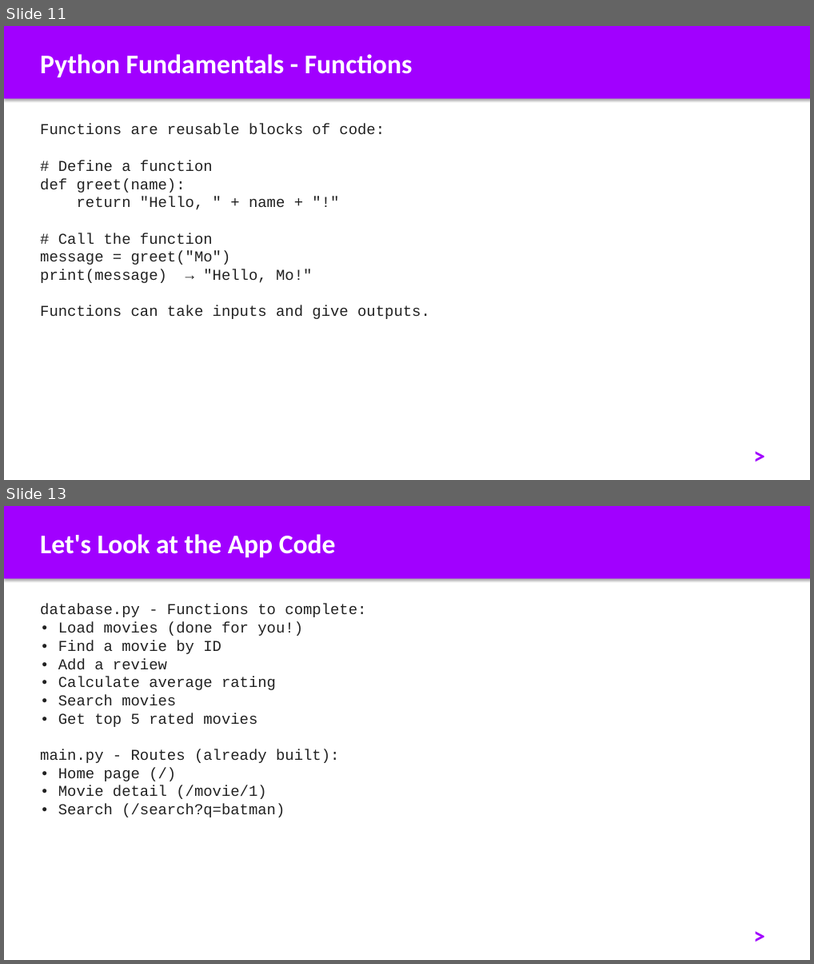
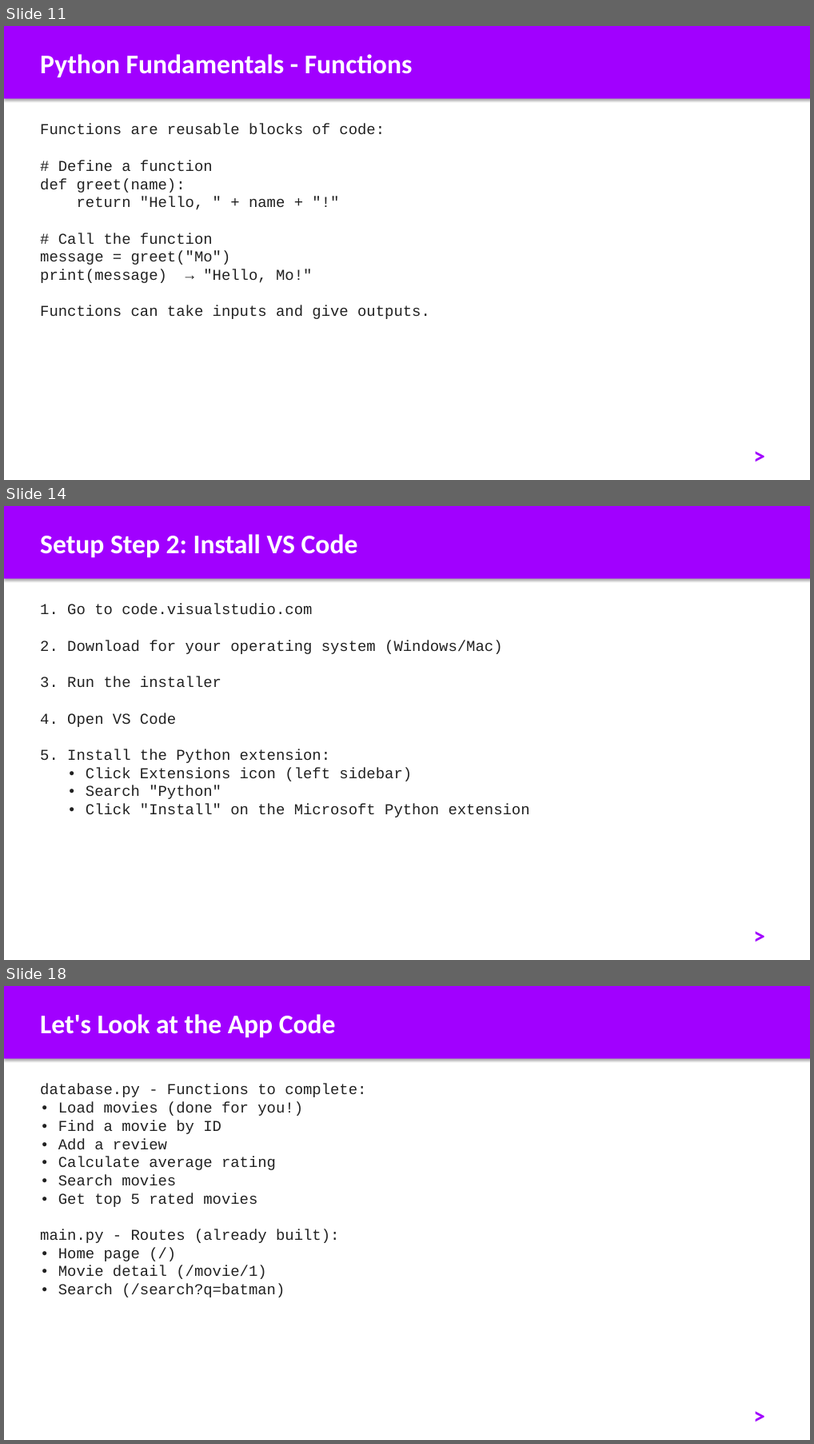
Before and after one commit to al-kaisi92/workshop, a slide deck: slides/workshop-slides.pptx. Shown one above the other, each under a label of ours: slides 11 and 13 before the commit, slides 11, 14 and 18 after it; the slides between them are not shown. The pictures are 814x964 and 814x1444 pixels, drawn with LibreOffice and Linux fonts; fonts in the diff are those of the drawing. Boxes give left, top, right and bottom in pixels: in the first picture for what was removed or moved away, otherwise in the second. Text is boxed around its words. In the diff, an @@ line names an element or a change of style, - is before the commit and + after.

```diff
--- a/slides/workshop-slides.pptx
+++ b/slides/workshop-slides.pptx
@@ slide 14 added at box(4, 506, 810, 960), background #FFFFFF @@
@@ rectangle added at box(4, 506, 810, 579), fill #A100FF @@
@@ text added at box(40, 534, 358, 558), 32 pt, text #FFFFFF, bold @@
+Setup Step 2: Install VS Code
@@ text added at box(40, 604, 530, 817), 18 pt, text #212121 @@
+1. Go to code.visualstudio.com
+2. Download for your operating system (Windows/Mac)
+3. Run the installer
+4. Open VS Code
+5. Install the Python extension:
+• Click Extensions icon (left sidebar)
+• Search "Python"
+• Click "Install" on the Microsoft Python extension
@@ text added at box(748, 917, 797, 948), 28 pt, text #A100FF, bold @@
+>
@@ what was slide 13 is now slide 18 @@
```
Also in this commit, not shown: 3 slides changed, 4 other slides added, 2 other files.
